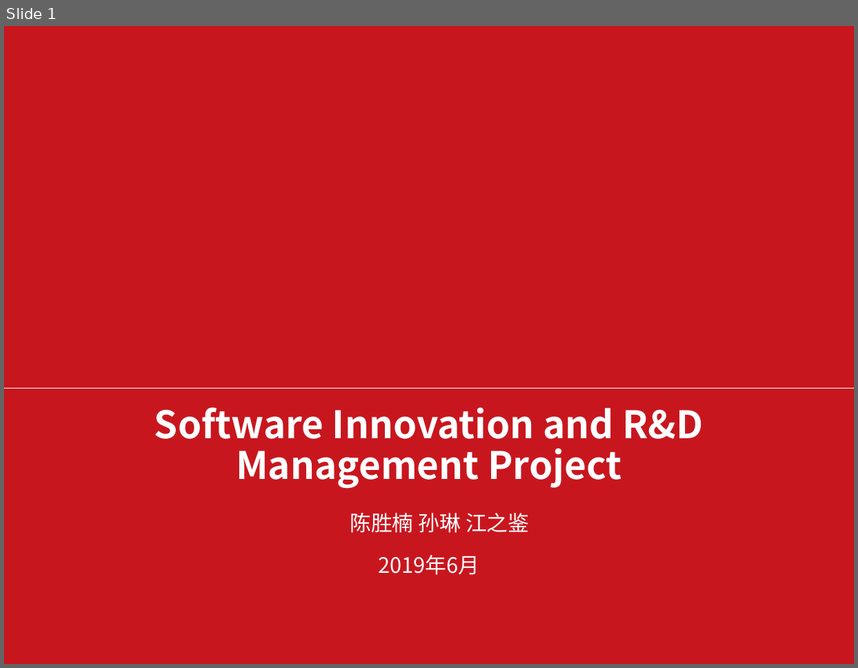
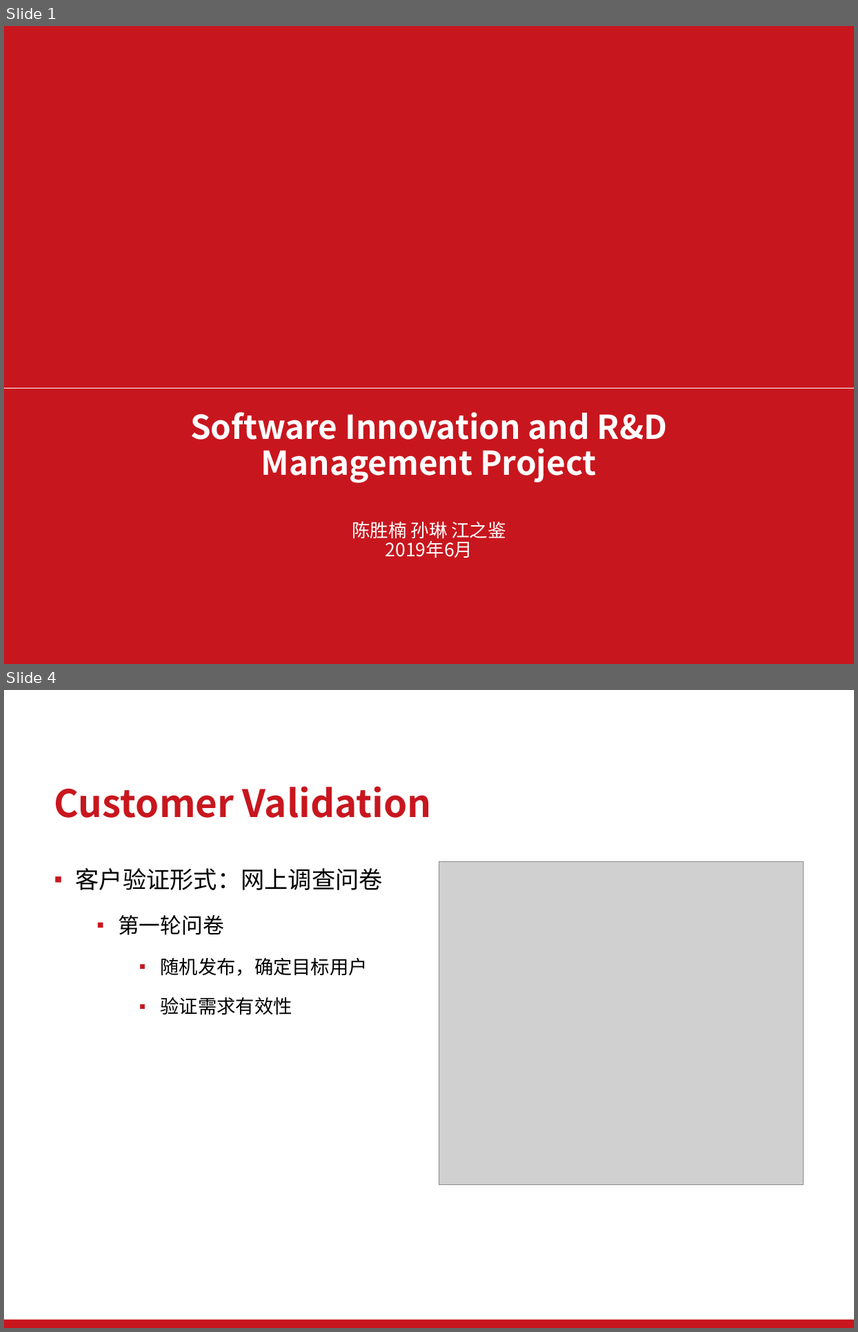
Before and after one commit to 962372515csn/e-school, a slide deck: ppt/软件创新.pptx. Shown one above the other, each under a label of ours: slide 1 before the commit, slides 1 and 4 after it; the slides between them are not shown. The pictures are 858x668 and 858x1332 pixels, drawn with LibreOffice and Linux fonts; fonts in the diff are those of the drawing; grey boxes stand for pictures; background and template pictures are left out. Boxes give left, top, right and bottom in pixels: in the first picture for what was removed or moved away, otherwise in the second. Text is boxed around its words. In the diff, an @@ line names an element or a change of style, - is before the commit and + after.

```diff
--- a/ppt/软件创新.pptx
+++ b/ppt/软件创新.pptx
@@ slide 4 added at box(4, 690, 854, 1328), background #FFFFFF @@
@@ title added at box(54, 786, 432, 818), 32 pt, text #C8161E, bold @@
+Customer Validation
@@ text added at box(76, 868, 383, 1015), 16 pt, text #000000 @@
+▪ 客户验证形式：网上调查问卷
+  ▪ 第一轮问卷
+    ▪ 随机发布，确定目标用户
+    ▪ 验证需求有效性
@@ picture added at box(439, 862, 804, 1185) @@
@@ rectangle added at box(4, 1319, 854, 1328), fill #C9151E @@
@@ slide 1 changed as well @@
@@ title "Software Innovation and R&D Management ..." at box(190, 412, 668, 483): size 32 to 27.8 pt @@
@@ text "陈胜楠 孙琳 江之鉴" at box(352, 521, 506, 557): size 18 to 15.5 pt; bullet ▪ to none; line spacing 1.2 to 0.9; less space between paragraphs @@
```
Also in this commit, not shown: 2 other slides changed, 6 other slides added, 3 slides removed, 2 other files.
